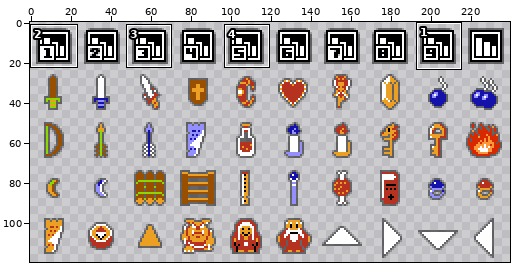
File history of a sprite sheet, ZMapper/Resources/DPOI.png. The first picture is a wide view before the edit; the outline marks the close-up.
Close-up. Earlier state:
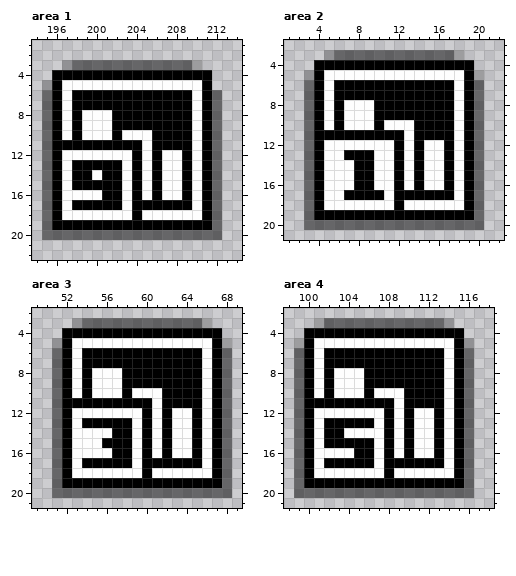
The file is 240x120 pixels. Colours within 5 levels of each other are drawn and written as one. Shown: area 1: x 194..214, y 1..22; area 2: x 1..22, y 2..21; area 3: x 49..69, y 2..21; area 4: x 98..118, y 2..21. The commit also changed other parts of the picture, which this record leaves out.
Once edited:
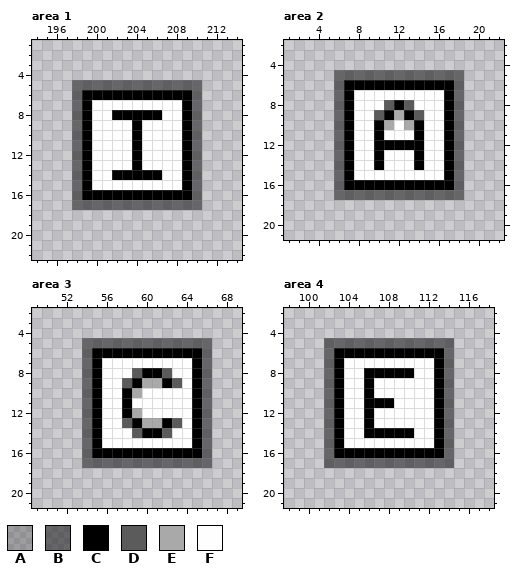
Palette (. is transparent): A #0000003c  B #00000080  C #000000  D #5b5b5b  E #a9a9a9  F #fefefe
Difference:
--- area 1
@@ x 194..214 @@
  2 .....................
- 3 ...ABBBBBBBBBBBBA....
- 4 ..CCCCCCCCCCCCCCCC...
- 5 .ACFFFFFFFFFFFFFFC...
- 6 .BCFCCCCCCCCCCCCFCB..
- 7 .BCFCCCCCCCCCCCCFCB..
- 8 .BCFCFFFCCCCCCCCFCB..
- 9 .BCFCFFFCCCCCCCCFCB..
-10 .BCFCFFFCFFFCCCCFCB..
-11 .BCCCCCCCCCFCCCCFCB..
-12 .BCFFFFFFFCFCFFCFCB..
-13 .BCFCCCCCFCFCFFCFCB..
-14 .BCFCCFCCFCFCFFCFCB..
-15 .BCFCCCCCFCFCFFCFCB..
-16 .BCFFFFCCFCFCFFCFCB..
-17 .BCFCCCCCFCCCCCCFCB..
-18 .BCFFFFFFFCFFFFFFCB..
-19 .BCCCCCCCCCCCCCCCCB..
-20 .BBBBBBBBBBBBBBBBBB..
+ 3 .....................
+ 4 .....................
+ 5 ....BBBBBBBBBBBBB....
+ 6 ....BCCCCCCCCCCCB....
+ 7 ....BCFFFFFFFFFCB....
+ 8 ....BCFFCCCCCFFCB....
+ 9 ....BCFFFFCFFFFCB....
+10 ....BCFFFFCFFFFCB....
+11 ....BCFFFFCFFFFCB....
+12 ....BCFFFFCFFFFCB....
+13 ....BCFFFFCFFFFCB....
+14 ....BCFFCCCCCFFCB....
+15 ....BCFFFFFFFFFCB....
+16 ....BCCCCCCCCCCCB....
+17 ....BBBBBBBBBBBBB....
+18 .....................
+19 .....................
+20 .....................
 21 .....................
--- area 2
@@ x 1..22 @@
  2 ......................
- 3 ....ABBBBBBBBBBBBA....
- 4 ...CCCCCCCCCCCCCCCC...
- 5 ..ACFFFFFFFFFFFFFFCA..
- 6 ..BCFCCCCCCCCCCCCFCB..
- 7 ..BCFCCCCCCCCCCCCFCB..
- 8 ..BCFCFFFCCCCCCCCFCB..
- 9 ..BCFCFFFCCCCCCCCFCB..
-10 ..BCFCFFFCFFFCCCCFCB..
-11 ..BCCCCCCCCCFCCCCFCB..
-12 ..BCFFFFFFFCFCFFCFCB..
-13 ..BCFFCCCFFCFCFFCFCB..
-14 ..BCFFFCCFFCFCFFCFCB..
-15 ..BCFFFCCFFCFCFFCFCB..
-16 ..BCFFFCCFFCFCFFCFCB..
-17 ..BCFFCCCCFCCCCCCFCB..
-18 ..BCFFFFFFFCFFFFFFCB..
-19 ..BCCCCCCCCCCCCCCCCB..
-20 ..BBBBBBBBBBBBBBBBBB..
+ 3 ......................
+ 4 ......................
+ 5 .....BBBBBBBBBBBBB....
+ 6 .....BCCCCCCCCCCCB....
+ 7 .....BCFFFFFFFFFCB....
+ 8 .....BCFFFDCDFFFCB....
+ 9 .....BCFFDCECDFFCB....
+10 .....BCFFCEFECFFCB....
+11 .....BCFFCFFFCFFCB....
+12 .....BCFFCCCCCFFCB....
+13 .....BCFFCFFFCFFCB....
+14 .....BCFFCFFFCFFCB....
+15 .....BCFFFFFFFFFCB....
+16 .....BCCCCCCCCCCCB....
+17 .....BBBBBBBBBBBBB....
+18 ......................
+19 ......................
+20 ......................
 21 ......................
--- area 3
@@ x 49..69 @@
  2 .....................
- 3 ....ABBBBBBBBBBBBA...
- 4 ...CCCCCCCCCCCCCCCC..
- 5 ..ACFFFFFFFFFFFFFFCA.
- 6 ..BCFCCCCCCCCCCCCFCB.
- 7 ..BCFCCCCCCCCCCCCFCB.
- 8 ..BCFCFFFCCCCCCCCFCB.
- 9 ..BCFCFFFCCCCCCCCFCB.
-10 ..BCFCFFFCFFFCCCCFCB.
-11 ..BCCCCCCCCCFCCCCFCB.
-12 ..BCFFFFFFFCFCFFCFCB.
-13 ..BCFCCCCCFCFCFFCFCB.
-14 ..BCFFFFCCFCFCFFCFCB.
-15 ..BCFFFCCCFCFCFFCFCB.
-16 ..BCFFFFCCFCFCFFCFCB.
-17 ..BCFCCCCCFCCCCCCFCB.
-18 ..BCFFFFFFFCFFFFFFCB.
-19 ..BCCCCCCCCCCCCCCCCB.
-20 ..BBBBBBBBBBBBBBBBBB.
+ 3 .....................
+ 4 .....................
+ 5 .....BBBBBBBBBBBBB...
+ 6 .....BCCCCCCCCCCCB...
+ 7 .....BCFFFFFFFFFCB...
+ 8 .....BCFFFDCCDFFCB...
+ 9 .....BCFFDCEECDFCB...
+10 .....BCFFCEFFFFFCB...
+11 .....BCFFCFFFFFFCB...
+12 .....BCFFCEFFFFFCB...
+13 .....BCFFDCEECDFCB...
+14 .....BCFFFDCCDFFCB...
+15 .....BCFFFFFFFFFCB...
+16 .....BCCCCCCCCCCCB...
+17 .....BBBBBBBBBBBBB...
+18 .....................
+19 .....................
+20 .....................
 21 .....................
--- area 4
@@ x 98..118 @@
  2 .....................
- 3 ...ABBBBBBBBBBBBA....
- 4 ..CCCCCCCCCCCCCCCC...
- 5 .ACFFFFFFFFFFFFFFCA..
- 6 .BCFCCCCCCCCCCCCFCB..
- 7 .BCFCCCCCCCCCCCCFCB..
- 8 .BCFCFFFCCCCCCCCFCB..
- 9 .BCFCFFFCCCCCCCCFCB..
-10 .BCFCFFFCFFFCCCCFCB..
-11 .BCCCCCCCCCFCCCCFCB..
-12 .BCFFFFFFFCFCFFCFCB..
-13 .BCFCCCCCFCFCFFCFCB..
-14 .BCFCCFFFFCFCFFCFCB..
-15 .BCFCCCCCFCFCFFCFCB..
-16 .BCFFFFCCFCFCFFCFCB..
-17 .BCFCCCCCFCCCCCCFCB..
-18 .BCFFFFFFFCFFFFFFCB..
-19 .BCCCCCCCCCCCCCCCCB..
-20 .BBBBBBBBBBBBBBBBBB..
+ 3 .....................
+ 4 .....................
+ 5 ....BBBBBBBBBBBBB....
+ 6 ....BCCCCCCCCCCCB....
+ 7 ....BCFFFFFFFFFCB....
+ 8 ....BCFFCCCCCFFCB....
+ 9 ....BCFFCFFFFFFCB....
+10 ....BCFFCFFFFFFCB....
+11 ....BCFFCCCFFFFCB....
+12 ....BCFFCFFFFFFCB....
+13 ....BCFFCFFFFFFCB....
+14 ....BCFFCCCCCFFCB....
+15 ....BCFFFFFFFFFCB....
+16 ....BCCCCCCCCCCCB....
+17 ....BBBBBBBBBBBBB....
+18 .....................
+19 .....................
+20 .....................
 21 .....................
Changed places in both close-ups, as pixel boxes (x1, y1, x2, y2):
changed: (42, 60, 222, 240)
changed: (304, 50, 484, 230)
changed: (52, 318, 232, 498)
changed: (294, 318, 474, 498)
